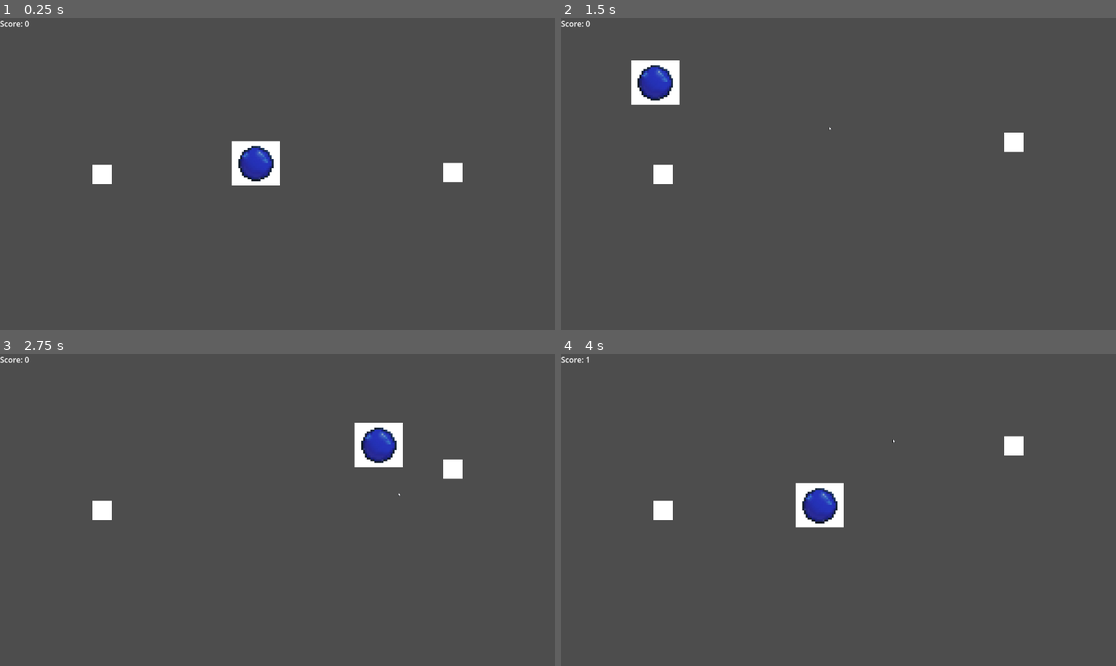
Above: before the commit, frames 1-4 (two rows, left to right).
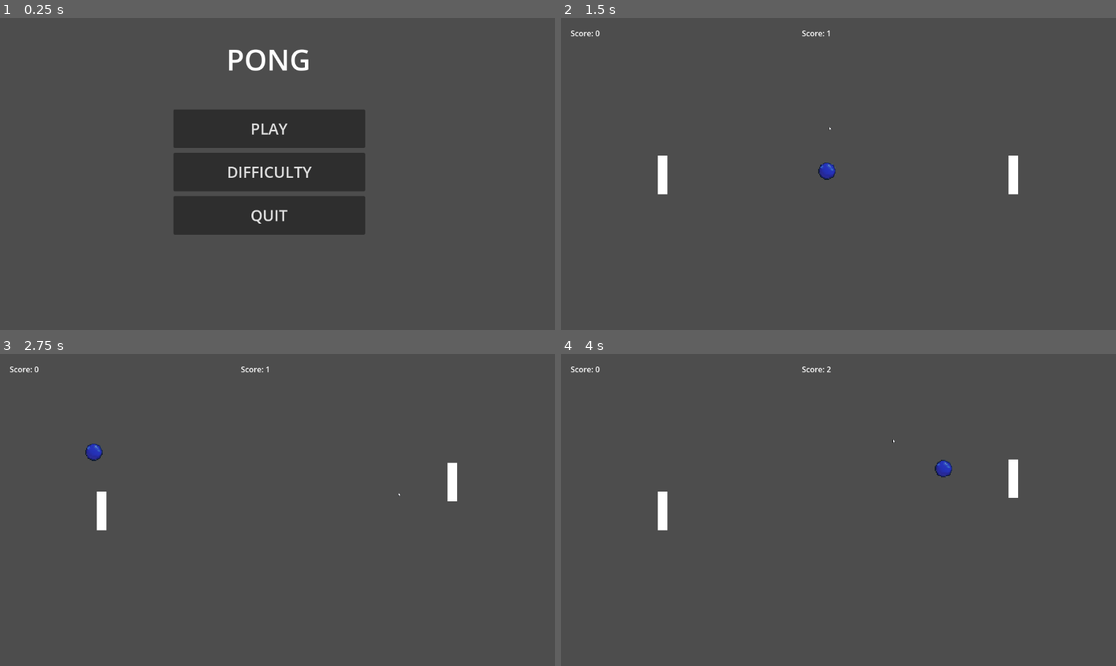
Above: after the commit, the same moments.

Repository: zallec/Internship-Project-1
Game: Godot game, scene res://scenes/main_menu.tscn
Same seed, same stepped clock (60 frames per second), same inputs: the game is played once before the commit and once after it. Before the commit the project starts from res://scenes/main.tscn.
Inputs (mouse positions are in pixels of both pictures, inside the frame that each line leads up to):
- Up to frame 1 (0.25 s): no input
- Up to frame 2 (1.5 s): click (832, 170) at 0.5 s, where only the run after the commit has a clickable "DIFFICULTY"; click (832, 127) at 1.25 s, where only the run after the commit has a clickable "PLAY"
- Up to frame 3 (2.75 s): move the mouse to (399, 494) at 2.02 s
- Up to frame 4 (4 s): move the mouse to (727, 525) at 2.77 s; hold W (move_down) 2.78-3.53 s; move the mouse to (894, 441) at 3.52 s

The runs differ from the first frame. In frame 1, 14% of the frame differs, in the area x 0-84%, y 0-70%; in frame 2, 2.2%; in frame 3, 2.0%; in frame 4, 2.2%.

Commit message:
Changed ball sprite, improved ball size & physics. Added main menu with play & quit options.

Diff:
--- a/project.godot
+++ b/project.godot
@@ -11,7 +11,7 @@
 [application]
 
 config/name="InternshipProjectWeek1"
-run/main_scene="uid://5sl36bs56vvj"
+run/main_scene="uid://bpvdm467qqjj1"
 config/features=PackedStringArray("4.6", "Forward Plus")
 config/icon="res://icon.svg"
 
--- a/scenes/ball.tscn
+++ b/scenes/ball.tscn
@@ -1,18 +1,18 @@
 [gd_scene format=3 uid="uid://8c3ku6s1wgik"]
 
 [ext_resource type="Script" uid="uid://rcmbcj3h8xdq" path="res://scenes/scripts/ball.gd" id="1_7s4qf"]
-[ext_resource type="Texture2D" uid="uid://biocyoa6dvr3o" path="res://assets/sprites/ball.jpg" id="2_cxlvu"]
+[ext_resource type="Texture2D" uid="uid://b7g8ykurb1kg5" path="res://assets/sprites/ball.png" id="2_cxlvu"]
 
-[sub_resource type="CircleShape2D" id="CircleShape2D_n1dj2"]
-radius = 12.373808
+[sub_resource type="CircleShape2D" id="CircleShape2D_cxlvu"]
+radius = 6.009252
 
 [node name="Ball" type="CharacterBody2D" unique_id=1366729709]
 script = ExtResource("1_7s4qf")
 
 [node name="CollisionShape2D" type="CollisionShape2D" parent="." unique_id=2094439841]
 scale = Vector2(3, 3)
-shape = SubResource("CircleShape2D_n1dj2")
+shape = SubResource("CircleShape2D_cxlvu")
 
 [node name="Sprite2D" type="Sprite2D" parent="." unique_id=165624682]
-scale = Vector2(0.25, 0.25)
+scale = Vector2(0.125, 0.125)
 texture = ExtResource("2_cxlvu")
--- a/scenes/main.tscn
+++ b/scenes/main.tscn
@@ -10,9 +10,10 @@
 script/source = "extends Node2D
 
 
+@export var ball_scene: PackedScene
+@onready var player_scoreBoard: Node = $scoreBoardPlayer
+@onready var bot_scoreBoard: Node = $scoreBoardBot
 var score: int
-@export var ball_scene: PackedScene
-@onready var scoreBoard: Node = $scoreBoard
 var screen_center: Vector2
 signal ball_spawned(ball: Node)
 
@@ -35,7 +36,6 @@
 
 func new_game() -> void:
 	score = 0
-	$Cursor.start()
 	$StartDelay.start()
 
 
@@ -64,13 +64,13 @@
 
 func _on_goal_left_body_entered(body: Node2D) -> void:
 	if body.name == \"Ball\":
-		#scoreBoard.increaseScore() for enemy controller
+		bot_scoreBoard.increaseScore()
 		reset_ball()
 
 
 func _on_goal_right_body_entered(body: Node2D) -> void:
 	if body.name == \"Ball\":
-		scoreBoard.increaseScore()
+		player_scoreBoard.increaseScore()
 		reset_ball()
 "
 
@@ -124,28 +124,27 @@
 
 [node name="PlayerWall" parent="." unique_id=492150251 instance=ExtResource("2_sugp2")]
 position = Vector2(217, 322)
-
-[node name="Ball" parent="." unique_id=787457636 instance=ExtResource("3_sugp2")]
-position = Vector2(-742, 11)
+scale = Vector2(0.5, 2)
 
 [node name="EnemyWall" parent="." unique_id=151816420 instance=ExtResource("4_jyhfs")]
 position = Vector2(939, 323)
+scale = Vector2(0.5, 2)
 speed = 50.0
 
-[node name="StaticBody2D" type="StaticBody2D" parent="." unique_id=477861045]
+[node name="Borders" type="StaticBody2D" parent="." unique_id=477861045]
 position = Vector2(572, 332)
 
-[node name="BottomBorder" type="CollisionShape2D" parent="StaticBody2D" unique_id=1143965333]
+[node name="BottomBorder" type="CollisionShape2D" parent="Borders" unique_id=1143965333]
 position = Vector2(4.5, -5.5)
 shape = SubResource("WorldBoundaryShape2D_jyhfs")
 
-[node name="LeftBorder" type="CollisionShape2D" parent="StaticBody2D" unique_id=1594926545]
+[node name="LeftBorder" type="CollisionShape2D" parent="Borders" unique_id=1594926545]
 shape = SubResource("WorldBoundaryShape2D_tbgi4")
 
-[node name="TopBorder" type="CollisionShape2D" parent="StaticBody2D" unique_id=1530266880]
+[node name="TopBorder" type="CollisionShape2D" parent="Borders" unique_id=1530266880]
 shape = SubResource("WorldBoundaryShape2D_tefeu")
 
-[node name="RightBorder" type="CollisionShape2D" parent="StaticBody2D" unique_id=1451515917]
+[node name="RightBorder" type="CollisionShape2D" parent="Borders" unique_id=1451515917]
 shape = SubResource("WorldBoundaryShape2D_o6xl0")
 
 [node name="Goal_Left" type="Area2D" parent="." unique_id=1830536288]
@@ -162,7 +161,15 @@
 position = Vector2(24, 302)
 shape = SubResource("RectangleShape2D_jyhfs")
 
-[node name="scoreBoard" parent="." unique_id=596533159 instance=ExtResource("5_tbgi4")]
+[node name="scoreBoardPlayer" parent="." unique_id=596533159 instance=ExtResource("5_tbgi4")]
+follow_viewport_scale = 186.185
+
+[node name="scoreBoardBot" parent="." unique_id=59090383 instance=ExtResource("5_tbgi4")]
+follow_viewport_scale = 186.185
+position = Vector2(500, 20)
+
+[node name="Ball" parent="." unique_id=1366729709 instance=ExtResource("3_sugp2")]
+position = Vector2(-119, -39)
 
 [connection signal="timeout" from="StartDelay" to="." method="_on_start_delay_timeout"]
 [connection signal="body_entered" from="Goal_Left" to="." method="_on_goal_left_body_entered"]
--- /dev/null
+++ b/scenes/main_menu.tscn
@@ -0,0 +1,60 @@
+[gd_scene format=3 uid="uid://bpvdm467qqjj1"]
+
+[ext_resource type="Script" uid="uid://bd12qppk25av0" path="res://scenes/scripts/main_menu.gd" id="1_l6cm7"]
+
+[node name="MainMenu" type="Control" unique_id=346110860]
+layout_mode = 3
+anchors_preset = 15
+anchor_right = 1.0
+anchor_bottom = 1.0
+offset_top = -8.0
+offset_bottom = -8.0
+grow_horizontal = 2
+grow_vertical = 2
+script = ExtResource("1_l6cm7")
+
+[node name="VBoxContainer" type="VBoxContainer" parent="." unique_id=642965153]
+layout_mode = 0
+offset_left = 360.0
+offset_top = 125.0
+offset_right = 758.0
+offset_bottom = 532.0
+theme_override_constants/separation = 10
+alignment = 1
+
+[node name="ButtonPlay" type="Button" parent="VBoxContainer" unique_id=1832275354]
+custom_minimum_size = Vector2(10, 80)
+layout_mode = 2
+theme_override_font_sizes/font_size = 32
+text = "PLAY"
+
+[node name="ButtonDifficulty" type="Button" parent="VBoxContainer" unique_id=1507124532]
+custom_minimum_size = Vector2(0, 80)
+layout_mode = 2
+theme_override_font_sizes/font_size = 32
+text = "DIFFICULTY"
+
+[node name="ButtonQuit" type="Button" parent="VBoxContainer" unique_id=1118115675]
+custom_minimum_size = Vector2(0, 80)
+layout_mode = 2
+theme_override_font_sizes/font_size = 32
+text = "QUIT"
+
+[node name="CenterContainer" type="CenterContainer" parent="." unique_id=1877522275]
+layout_mode = 0
+offset_left = 357.0
+offset_top = 52.0
+offset_right = 759.0
+offset_bottom = 135.0
+
+[node name="Label" type="Label" parent="CenterContainer" unique_id=1881772449]
+layout_mode = 2
+size_flags_stretch_ratio = 0.25
+theme_override_font_sizes/font_size = 60
+text = "PONG"
+horizontal_alignment = 1
+uppercase = true
+
+[connection signal="pressed" from="VBoxContainer/ButtonPlay" to="." method="_on_button_play_pressed"]
+[connection signal="pressed" from="VBoxContainer/ButtonDifficulty" to="." method="_on_button_difficulty_pressed"]
+[connection signal="pressed" from="VBoxContainer/ButtonQuit" to="." method="_on_button_quit_pressed"]
--- a/scenes/scripts/ball.gd
+++ b/scenes/scripts/ball.gd
@@ -19,9 +19,9 @@
 
 
 func _start() -> void:
-	position = Vector2(576,323)
+	position = get_viewport_rect().size / 2
 	speed = 300
-	var angle: float = randf_range(-PI/4, PI/4)
+	var angle: float = randf_range(-PI/6, PI/6)
 	if randi() % 2 == 0:
 		angle += PI
 	direction = Vector2(cos(angle), sin(angle))
--- /dev/null
+++ b/scenes/scripts/main_menu.gd
@@ -0,0 +1,23 @@
+extends Control
+
+
+# Called when the node enters the scene tree for the first time.
+func _ready() -> void:
+	pass # Replace with function body.
+
+
+# Called every frame. 'delta' is the elapsed time since the previous frame.
+func _process(_delta: float) -> void:
+	pass
+
+
+func _on_button_play_pressed() -> void:
+	get_tree().change_scene_to_file("res://scenes/main.tscn")
+
+
+func _on_button_difficulty_pressed() -> void:
+	pass # Replace with function body.
+
+
+func _on_button_quit_pressed() -> void:
+	get_tree().quit()
--- a/scenes/scripts/scoreBoard.gd
+++ b/scenes/scripts/scoreBoard.gd
@@ -1,11 +1,13 @@
 extends CanvasLayer
 
+@export var position: Vector2 = Vector2(20, 20)
 @onready var label: Label = $Label
 var score:int = 0
 
 # Called when the node enters the scene tree for the first time.
 func _ready() -> void:
 	label.text = "Score: 0"
+	label.position = position
 
 
 # Called every frame. 'delta' is the elapsed time since the previous frame.
Binary file removed: assets/sprites/ball.jpg
Binary file added: assets/sprites/ball.png
Not shown, changed: assets/sprites/ball.png.import
Not shown, added: scenes/scripts/main_menu.gd.uid
